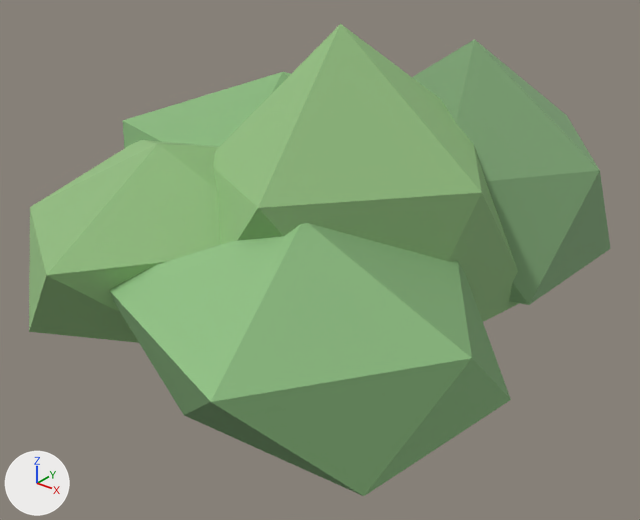
Before and after pictures for a commit that changed the Blender file art/props/bush_1/bush_1.blend.
Rendered twice from a 50 mm camera at (1.008, -1.32, 0.967) aimed at (-0.007, -0.052, 0.181). Every picture has the same lights, and +X, +Y and +Z are marked at lower left. The first picture is the older version.

The older version as bpy lines, for what is in view:
```python
me_bush_1 = bpy.data.meshes.new('bush_1')
me_bush_1.from_pydata(...)  # 300 vertices, 100 faces; spans x -0.615..0.485, y -0.644..0.625, z 0.0..0.646
me_bush_1.materials.append(mat_cloth)
ob_bush_1_001 = bpy.data.objects.new('bush_1.001', me_bush_1)
ob_bush_1_001.location = (0.0, 0.0, 0.0)
```
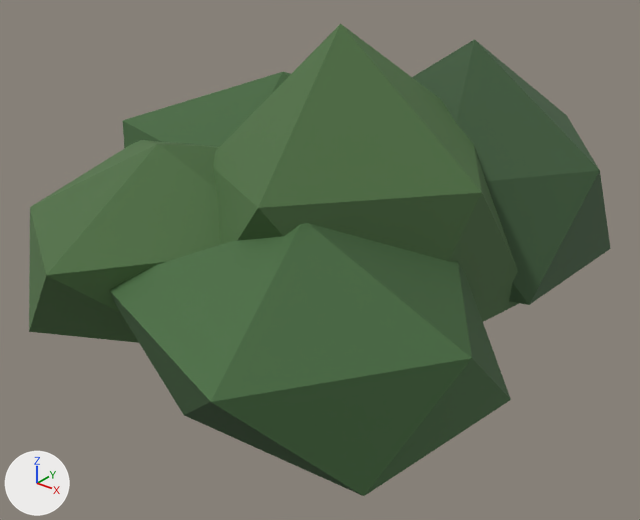
What differs and where, as boxes (x1, y1, x2, y2) in the pictures (640 x 520 px):
```json
{"part": 1, "of": "me_bush_1", "change": "recoloured", "before": [29, 24, 611, 496], "after": [29, 24, 611, 496], "on screen": "green to dark green"}
```

The change, as JSON lines over the scene's bpy script:
```json
{"block": "me_bush_1", "where": "me_bush_1.from_pydata(...)  # 300 vertices, 100 faces; spans x -0.615..0.485, y -0.644..0.625, z 0.0..0.646"}
{"block": "me_bush_1", "where": "# used by ob_bush_1_001; location = (0.0, 0.0, 0.0)"}
{"block": "me_bush_1", "change": "me_bush_1 part 1: 100 faces centred in x -0.601..0.456, y -0.558..0.576, z 0.048..0.492 are repainted in the vertex colours; the middle colour goes from green #84af77 to dark green #41633a"}
```
